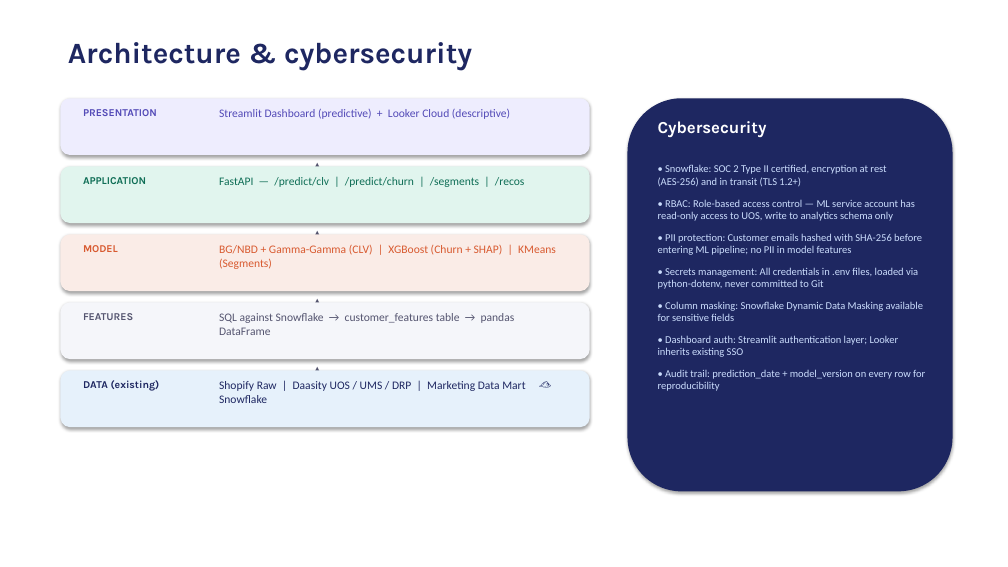
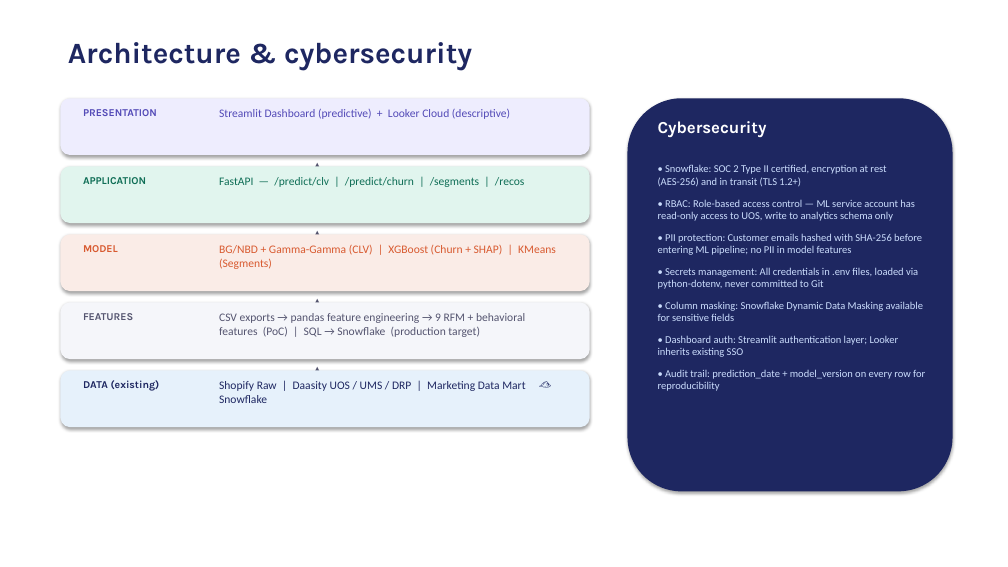
Before and after one commit to giulia-bono/retentioniq, a slide deck: slide 3 of RetentionIQ_Technical_Deck.pptx. Drawn at 1008x567 pixels with LibreOffice and Linux fonts; fonts in the diff are those of the drawing. Boxes give left, top, right and bottom in pixels: in the first picture for what was removed or moved away, otherwise in the second. Text is boxed around its words. In the diff, an @@ line names an element or a change of style, - is before the commit and + after.

```diff
--- a/RetentionIQ_Technical_Deck.pptx
+++ b/RetentionIQ_Technical_Deck.pptx
@@ text at box(219, 313, 525, 337): text changed @@
-SQL against Snowflake → customer_features table → pandas DataFrame
+CSV exports → pandas feature engineering → 9 RFM + behavioral features (PoC) | SQL → Snowflake (production target)
```
Also in this commit, not shown: 6 other slides changed, 2 other files.
